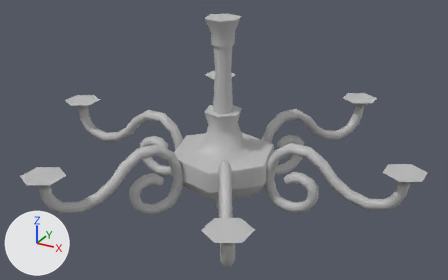
Before and after pictures for a commit that changed the FBX model Assets/Resources/Models/Traps/Chandelier/SK_Chandelier_Trap.fbx.
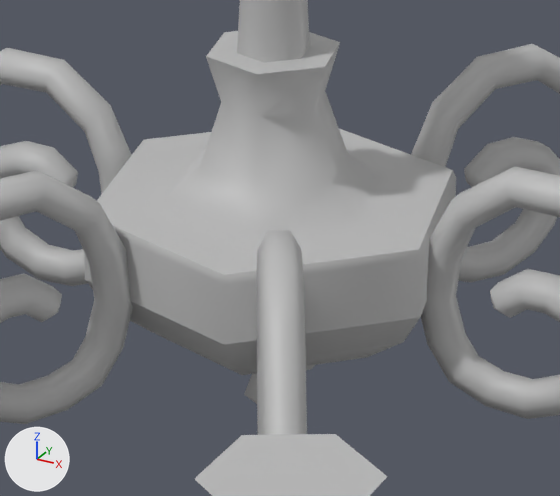
The first picture shows the older version from a camera (50 mm lens) standing at (1.005, -1.821, 2.961) and looking at (0.017, -0.024, 2.063). The close-ups show both versions on the part from 33% to 68% of the width and 34% to 84% of the height of that picture; other places that the commit changed are outside them. Every picture has the same lights, and +X, +Y and +Z are marked at lower left. Where no turn or scale is listed for an object, it has been applied to the vertices.

The first close-up shows 'Chandelier_Arm_Fake_1', 'Chandelier_Arm_Fake_4', 'Chandelier_Arm_Fake_6', 'Chandelier_Arm_Fake_7', 'Chandelier_Arm_Fake_8', 'Chandelier_Base_Fake'.
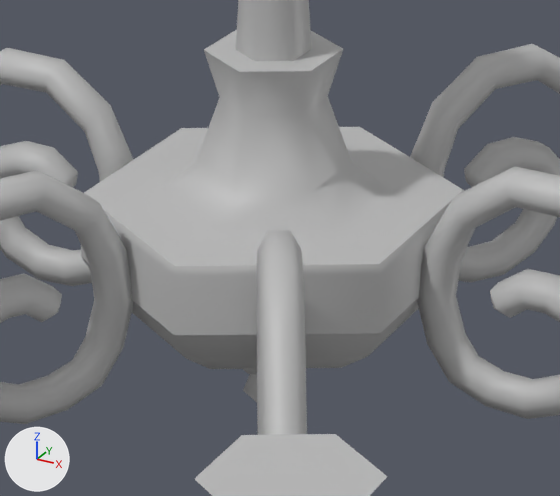
Changed parts and their boxes (x1, y1, x2, y2) in the close-ups (560 x 496 px):
'Chandelier_Base_Fake', turned
    before: (84, 0, 456, 404)
    after: (81, 0, 466, 402)

The change, as a list of edits to the scene's bpy script:
```text
Change ob_chandelier_base_fake:
    ob_chandelier_base_fake.rotation_euler: (0.0, -0.785, 0.0) -> (0.0, 0.0, 0.0)  # degrees (0, -45, 0) -> degrees (0, 0, 0)
```
